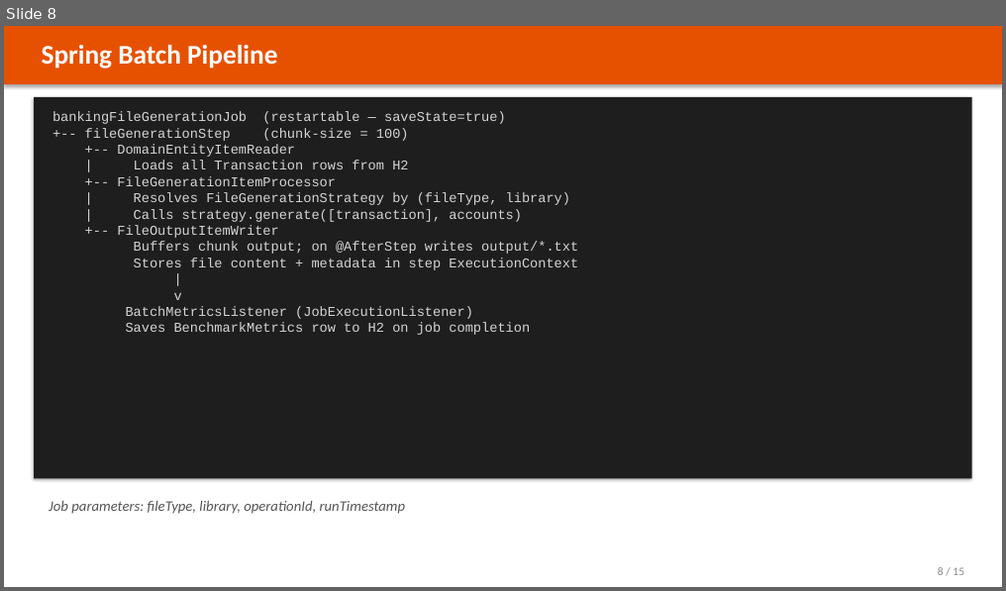
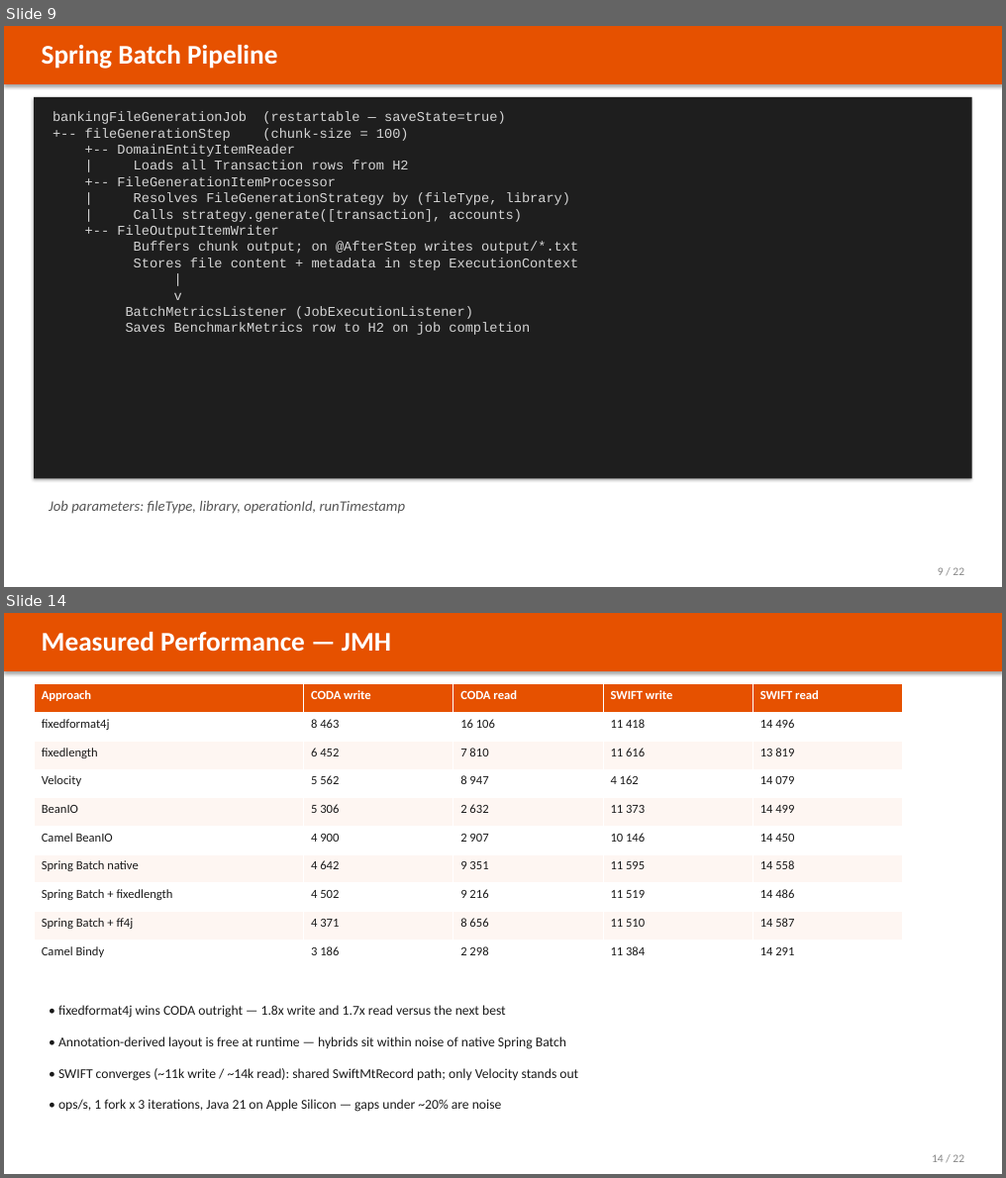
Before and after one commit to wallaceespindola/fixed-length-converters, a slide deck: docs/slides/banking-parser-platform.pptx. Shown one above the other, each under a label of ours: slide 8 before the commit, slides 9 and 14 after it; the slides between them are not shown. The pictures are 1006x591 and 1006x1178 pixels, drawn with LibreOffice and Linux fonts; fonts in the diff are those of the drawing. Boxes give left, top, right and bottom in pixels: in the first picture for what was removed or moved away, otherwise in the second. Text is boxed around its words. In the diff, an @@ line names an element or a change of style, - is before the commit and + after.

```diff
--- a/docs/slides/banking-parser-platform.pptx
+++ b/docs/slides/banking-parser-platform.pptx
@@ slide 14 added at (x1=4, y1=613, x2=1002, y2=1174), background #FFFFFF @@
@@ rectangle added at (x1=4, y1=613, x2=1002, y2=671), fill #E65100 @@
@@ text added at (x1=42, y1=632, x2=391, y2=652), 26 pt, text #FFFFFF, bold @@
+Measured Performance — JMH
@@ table added at (x1=34, y1=684, x2=902, y2=968), 10 rows, 5 columns @@
+Approach | CODA write | CODA read | SWIFT write | SWIFT read
+fixedformat4j | 8 463 | 16 106 | 11 418 | 14 496
+fixedlength | 6 452 | 7 810 | 11 616 | 13 819
+Velocity | 5 562 | 8 947 | 4 162 | 14 079
+BeanIO | 5 306 | 2 632 | 11 373 | 14 499
+Camel BeanIO | 4 900 | 2 907 | 10 146 | 14 450
+Spring Batch native | 4 642 | 9 351 | 11 595 | 14 558
+Spring Batch + fixedlength | 4 502 | 9 216 | 11 519 | 14 486
+Spring Batch + ff4j | 4 371 | 8 656 | 11 510 | 14 587
+Camel Bindy | 3 186 | 2 298 | 11 384 | 14 291
@@ text added at (x1=58, y1=1005, x2=506, y2=1018), 13 pt, text #1A1A1A @@
+• fixedformat4j wins CODA outright — 1.8x write and 1.7x read versus the next best
@@ text added at (x1=58, y1=1037, x2=566, y2=1050), 13 pt, text #1A1A1A @@
+• Annotation-derived layout is free at runtime — hybrids sit within noise of native Spring Batch
@@ text added at (x1=58, y1=1068, x2=578, y2=1081), 13 pt, text #1A1A1A @@
+• SWIFT converges (~11k write / ~14k read): shared SwiftMtRecord path; only Velocity stands out
@@ text added at (x1=58, y1=1099, x2=502, y2=1112), 13 pt, text #1A1A1A @@
+• ops/s, 1 fork x 3 iterations, Java 21 on Apple Silicon — gaps under ~20% are noise
@@ text added at (x1=932, y1=1155, x2=964, y2=1162), 11 pt, text #888888 @@
+14 / 22
@@ what was slide 8 is now slide 9 @@
@@ slide 9 changed as well @@
@@ text at (x1=938, y1=568, x2=964, y2=575): text changed @@
-8 / 15
+9 / 22
```
Also in this commit, not shown: 13 other slides changed, 7 other slides added, 1 slide removed, 7 other files.
